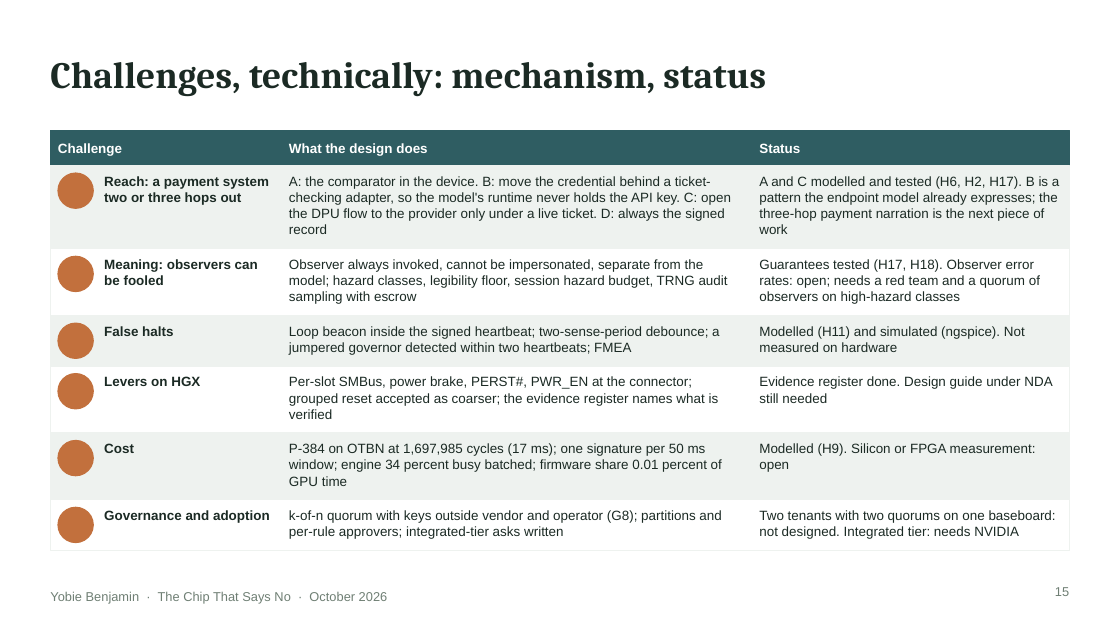
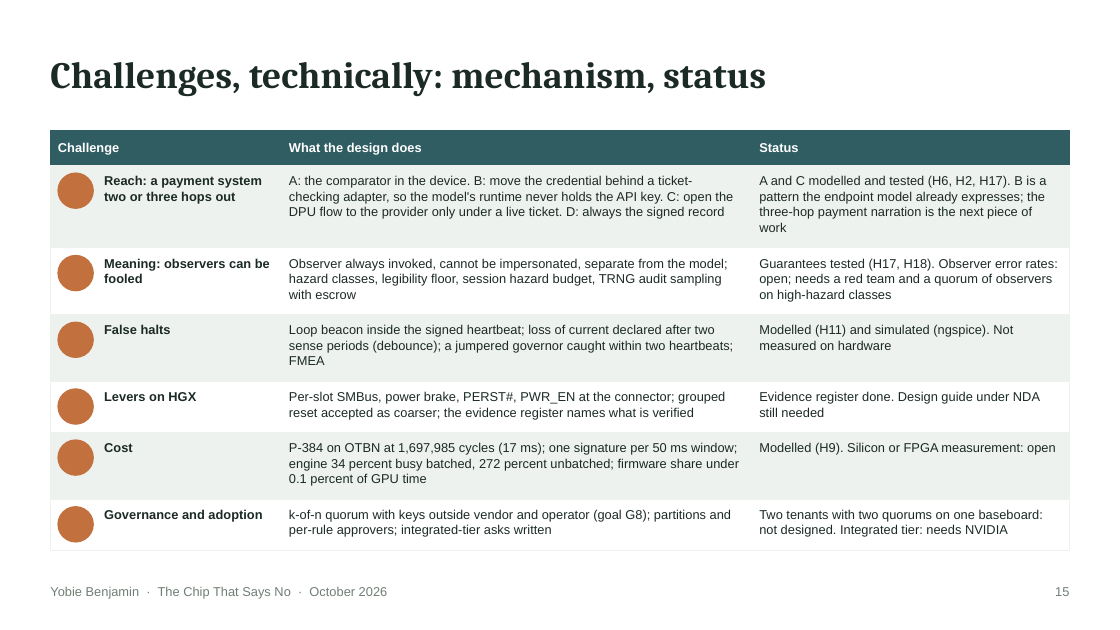
Before and after one commit to YobieBenjamin/safety-governor, a slide deck: slide 15 of docs/brief/chip-that-says-no-brief.pptx. Drawn at 1120x630 pixels with LibreOffice and Linux fonts; fonts in the diff are those of the drawing; background and template pictures are left out. Boxes give left, top, right and bottom in pixels: in the first picture for what was removed or moved away, otherwise in the second. Text is boxed around its words. In the diff, an @@ line names an element or a change of style, - is before the commit and + after.

```diff
--- a/docs/brief/chip-that-says-no-brief.pptx
+++ b/docs/brief/chip-that-says-no-brief.pptx
@@ rectangle: place and size @@
-rectangle at [50, 316, 1070, 366]
+rectangle at [50, 315, 1070, 381]
@@ size 11.5 to 11 pt in 18 elements at [58, 142, 119, 155], [289, 142, 422, 155], [759, 143, 798, 152], [289, 175, 733, 219], [759, 175, 1046, 232], [759, 442, 1056, 455], [759, 509, 1043, 537], [104, 175, 262, 204], [104, 443, 133, 452], [104, 509, 262, 522], [289, 258, 728, 299], [759, 258, 1058, 301], [104, 258, 270, 283], [289, 391, 725, 420], [759, 391, 1040, 417], [759, 324, 1013, 350], [104, 392, 196, 401], [104, 324, 171, 334] @@
@@ text at [289, 324, 733, 365]: text changed; size 11.5 to 11 pt @@
-Loop beacon inside the signed heartbeat; two-sense-period debounce; a jumpered governor detected within two heartbeats; FMEA
+Loop beacon inside the signed heartbeat; loss of current declared after two sense periods (debounce); a jumpered governor caught within two heartbeats; FMEA
@@ rectangle: place and size @@
-rectangle at [50, 366, 1070, 434]
+rectangle at [50, 381, 1070, 433]
@@ ellipse: place and size @@
-ellipse at [58, 374, 93, 409]
+ellipse at [58, 389, 93, 424]
@@ text "Levers on HGX": place and size @@
-text "Levers on HGX" at [104, 376, 200, 386]
+text "Levers on HGX" at [104, 392, 196, 401]
@@ text "Per-slot SMBus, power brake, PERST#, ...": place and size @@
-text "Per-slot SMBus, power brake, PERST#, ..." at [289, 376, 719, 419]
+text "Per-slot SMBus, power brake, PERST#, ..." at [289, 391, 725, 420]
@@ text "Evidence register done. Design guide ...": place and size @@
-text "Evidence register done. Design guide ..." at [759, 376, 1052, 403]
+text "Evidence register done. Design guide ..." at [759, 391, 1040, 417]
@@ text at [289, 442, 739, 486]: text changed; size 11.5 to 11 pt @@
-P-384 on OTBN at 1,697,985 cycles (17 ms); one signature per 50 ms window; engine 34 percent busy batched; firmware share 0.01 percent of GPU time
+P-384 on OTBN at 1,697,985 cycles (17 ms); one signature per 50 ms window; engine 34 percent busy batched, 272 percent unbatched; firmware share under 0.1 percent of GPU time
@@ text at [289, 509, 731, 537]: text changed; size 11.5 to 11 pt @@
-k-of-n quorum with keys outside vendor and operator (G8); partitions and per-rule approvers; integrated-tier asks written
+k-of-n quorum with keys outside vendor and operator (goal G8); partitions and per-rule approvers; integrated-tier asks written
@@ text removed at [50, 591, 388, 604] @@
-Yobie Benjamin · The Chip That Says No · October 2026
@@ text added at [50, 586, 388, 599], 11 pt, text #6F7F74 @@
+Yobie Benjamin · The Chip That Says No · October 2026
```
Also in this commit, not shown: 17 other slides changed, 4 other files.
